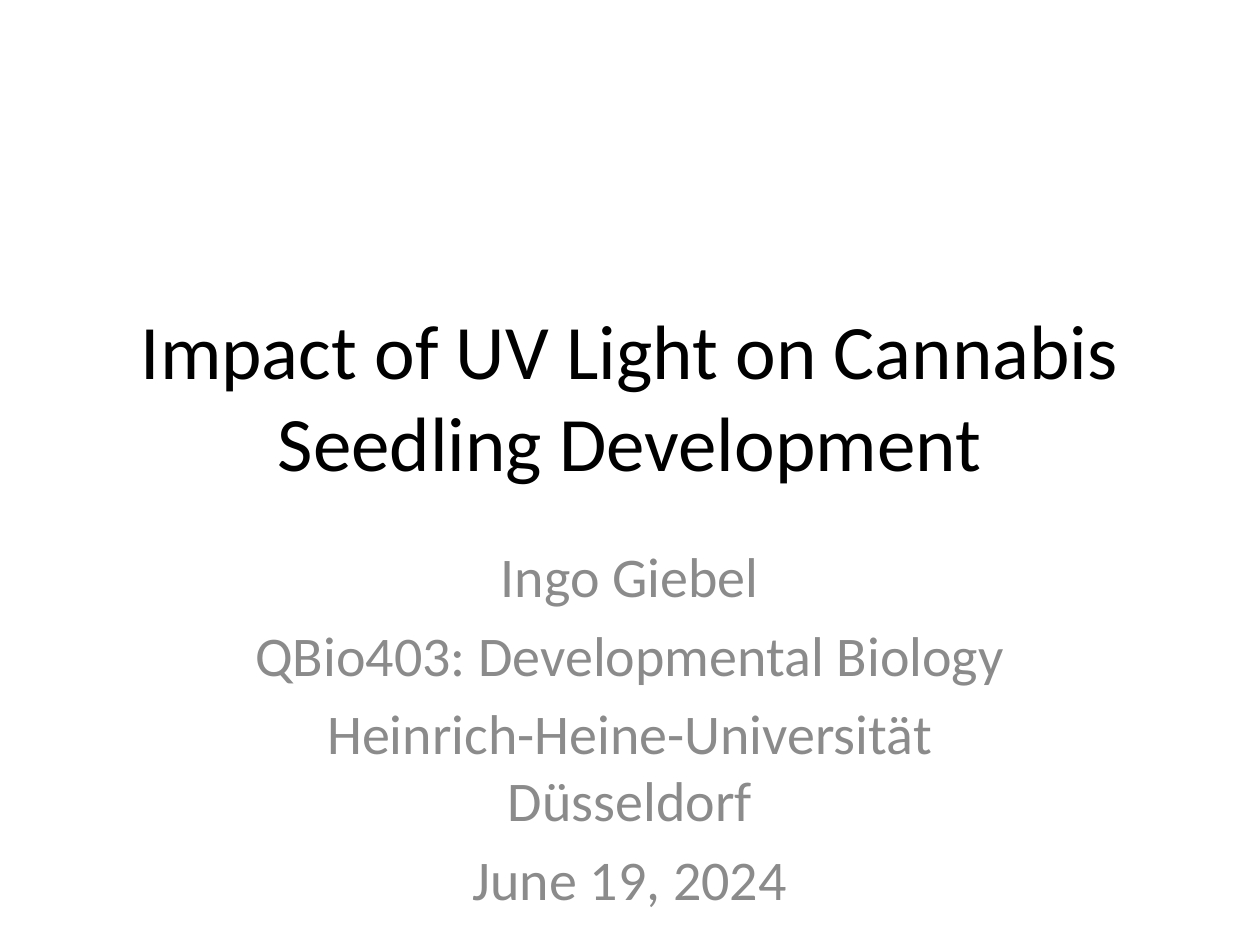
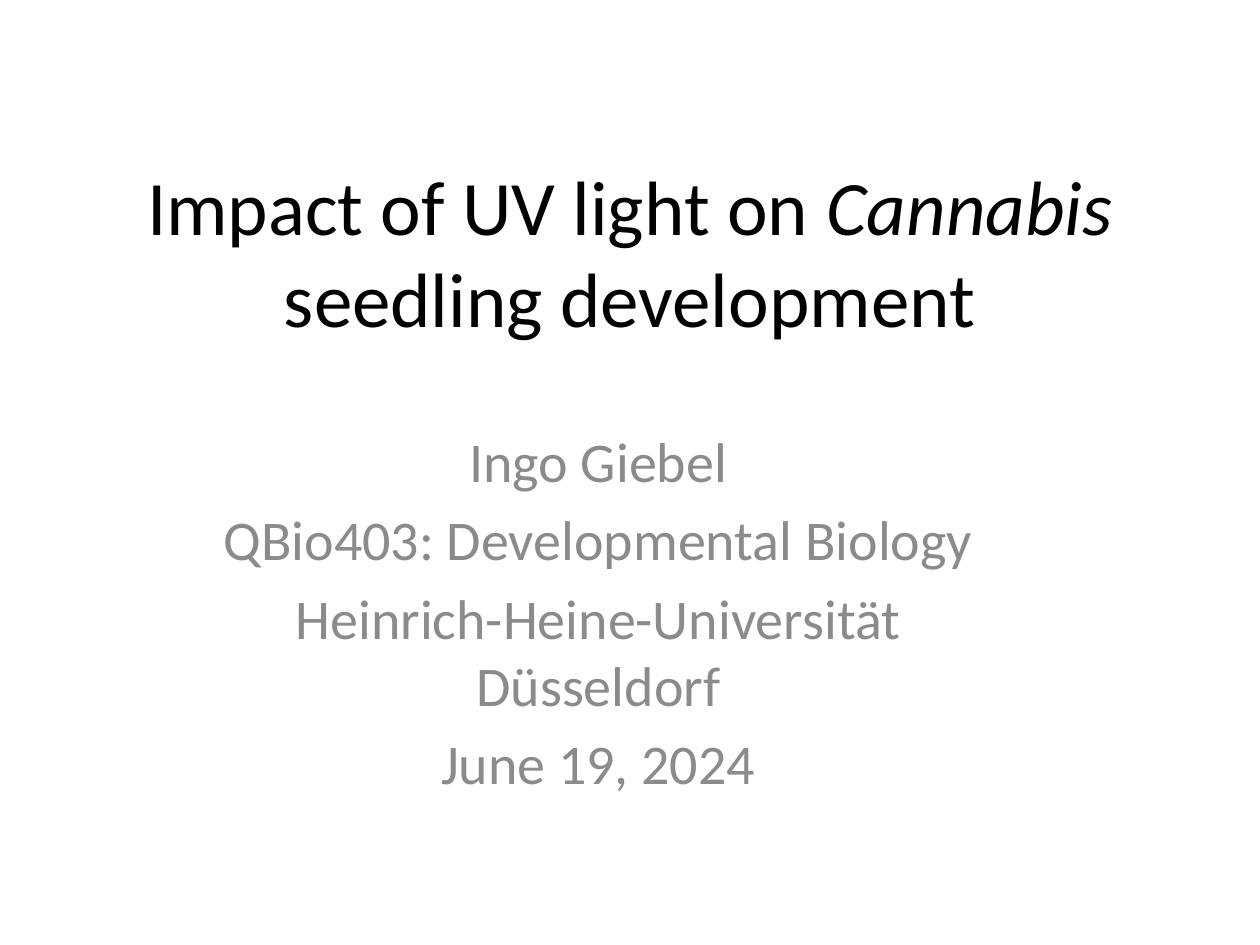
Before and after one commit to IngoGiebel/qbio403_exp_impact_uv-light_on_cannabis_seedling_dev, a slide deck: slide 1 of docs/presentations/Impact_of_UV_Light_on_Cannabis_Seedling_Development.pptx. Drawn at 1260x945 pixels with LibreOffice and Linux fonts; fonts in the diff are those of the drawing. Boxes give left, top, right and bottom in pixels: in the first picture for what was removed or moved away, otherwise in the second. Text is boxed around its words. In the diff, an @@ line names an element or a change of style, - is before the commit and + after.

```diff
--- a/docs/presentations/Impact_of_UV_Light_on_Cannabis_Seedling_Development.pptx
+++ b/docs/presentations/Impact_of_UV_Light_on_Cannabis_Seedling_Development.pptx
@@ title at [147, 181, 1113, 341]: text changed @@
-Impact of UV Light on Cannabis Seedling Development
+Impact of UV light on Cannabis seedling development
@@ subtitle "Ingo Giebel": place and size @@
-subtitle "Ingo Giebel" at [255, 558, 1004, 907]
+subtitle "Ingo Giebel" at [224, 443, 972, 791]
```
Also in this commit, not shown: 8 other slides changed, 1 slide added, 1 slide removed, 10 other files.
